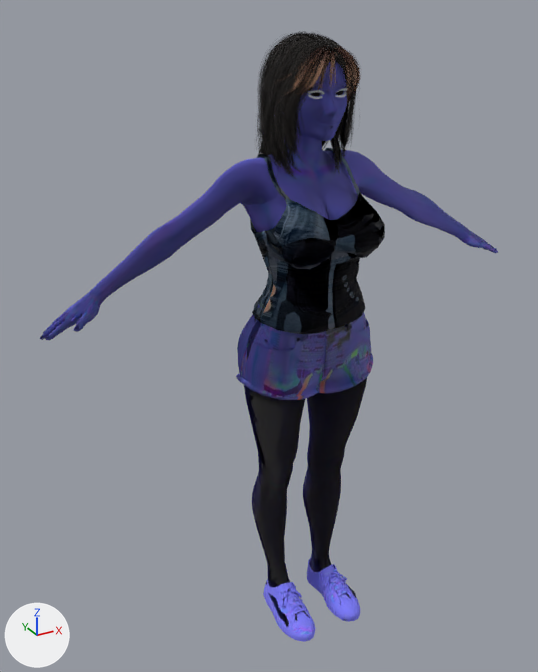
The glTF model assets/stu_alina.glb as it was, and as the next commit left it.
Both versions are drawn from a camera (50 mm lens) standing at (-106.5, -170.4, 170.6) and looking at (-8.9, 6.9, 81.9). The axes (+X, +Y, +Z) are drawn at lower left. The lights are the same throughout. The picture after the commit comes second. Vertices at exactly the same position are counted once.

Before the edit, the objects in view are built like this:
```python
ob_1 = bpy.data.objects.new('1', me_1)
ob_1.location = (0.0, 0.0, 0.0)
ob_2 = bpy.data.objects.new('2', me_2)
ob_2.location = (0.0, 0.0, 0.0)
ob_3 = bpy.data.objects.new('3', me_3)
ob_3.location = (0.0, 0.0, 0.0)
ob_4 = bpy.data.objects.new('4', me_4)
ob_4.location = (0.0, 0.0, 0.0)
ob_9 = bpy.data.objects.new('9', me_9)
ob_9.location = (0.0, 0.0, 0.0)
ob_object_16 = bpy.data.objects.new('Object_16', me_spaghetti_strap_top_camisole_0)
ob_object_16.location = (0.0, 0.0, 0.0)
ob_object_18 = bpy.data.objects.new('Object_18', me_denim_shorts_denim_shorts_0)
ob_object_18.location = (0.0, 0.0, 0.0)
ob_object_20 = bpy.data.objects.new('Object_20', me_canvas_shoes_canvas_shoes_0)
ob_object_20.location = (0.0, 0.0, 0.0)
ob_object_33 = bpy.data.objects.new('Object_33', me_bang_hair_transparency_0)
ob_object_33.location = (0.0, 0.0, 0.0)
# also in view: 'Object_31' at (0.0, 3.4, 144.0)
```
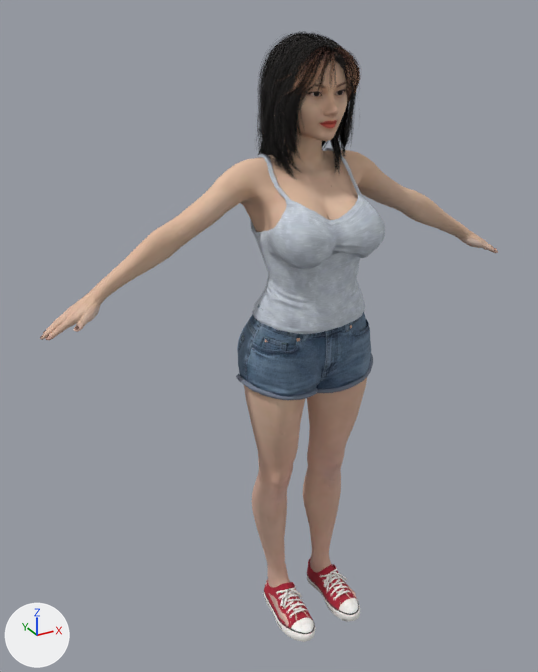
The change, as a list of edits to the scene's bpy script:
```text
Change img_image_14:
    img_image_14: load_image('Image_14', '_unpacked/Image_14', 512, 512, 'Non-Color') -> load_image('Image_14', '_unpacked/Image_14', 512, 512, 'sRGB')
Change img_image_15:
    img_image_15: load_image('Image_15', '_unpacked/Image_15', 512, 512, 'sRGB') -> load_image('Image_15', '_unpacked/Image_15', 512, 256, 'Non-Color')
Change img_image_16:
    img_image_16: load_image('Image_16', '_unpacked/Image_16', 512, 512, 'Non-Color') -> load_image('Image_16', '_unpacked/Image_16', 512, 512, 'sRGB')
Change img_image_17:
    img_image_17: load_image('Image_17', '_unpacked/Image_17', 512, 512, 'sRGB') -> load_image('Image_17', '_unpacked/Image_17', 512, 512, 'Non-Color')
Change img_image_1:
    img_image_1: load_image('Image_1', '_unpacked/Image_1', 512, 512, 'sRGB') -> load_image('Image_1', '_unpacked/Image_1', 512, 512, 'Non-Color')
Change img_image_2:
    img_image_2: load_image('Image_2', '_unpacked/Image_2', 512, 512, 'Non-Color') -> load_image('Image_2', '_unpacked/Image_2', 512, 512, 'sRGB')
Change img_image_3:
    img_image_3: load_image('Image_3', '_unpacked/Image_3', 512, 512, 'sRGB') -> load_image('Image_3', '_unpacked/Image_3', 512, 512, 'Non-Color')
Change img_image_4:
    img_image_4: load_image('Image_4', '_unpacked/Image_4', 512, 512, 'Non-Color') -> load_image('Image_4', '_unpacked/Image_4', 512, 512, 'sRGB')
Change img_image_5:
    img_image_5: load_image('Image_5', '_unpacked/Image_5', 512, 512, 'sRGB') -> load_image('Image_5', '_unpacked/Image_5', 512, 512, 'Non-Color')
Change img_image_6:
    img_image_6: load_image('Image_6', '_unpacked/Image_6', 512, 512, 'Non-Color') -> load_image('Image_6', '_unpacked/Image_6', 512, 512, 'sRGB')
Change mat_camisole:
    remove # nodes: BsdfPrincipled, Mix, NormalMap, OutputMaterial, TexImage x3
    nodes: BsdfPrincipled, Math, Mix, NormalMap, OutputMaterial, TexImage x4
    remove # uses the picture img_image_12
    remove # uses the picture img_image_13
    remove # uses the picture img_image_14
    uses the picture img_image_10
    uses the picture img_image_11
    uses the picture img_image_22
Change mat_denim_shorts:
    where n2 = _N.new('ShaderNodeTexImage'); n2.name = 'Image Texture'
    n2.image: img_image_15 -> img_image_12
    where n4 = _N.new('ShaderNodeTexImage'); n4.name = 'Image Texture.001'
    n4.image: img_image_16 -> img_image_13
Change mat_canvas_shoes:
    where n2 = _N.new('ShaderNodeTexImage'); n2.name = 'Image Texture'
    n2.image: img_image_17 -> img_image_14
    where n4 = _N.new('ShaderNodeTexImage'); n4.name = 'Image Texture.001'
    n4.image: img_image_18 -> img_image_15
Change mat_hair_mat_transparency:
    mat_hair_mat_transparency.texture: img_image_26 -> img_image_20  # with its transparency
Change mat_hair_transparency:
    where n0 = _N.new('ShaderNodeBsdfPrincipled'); n0.name = 'Principled BSDF'
    add n0.inputs[2].default_value = 0.894  # 'Roughness'
    where n5 = _N.new('ShaderNodeTexImage'); n5.name = 'Image Texture'
    n5.image: img_image_27 -> img_image_21
    add n8 = _N.new('ShaderNodeMath'); n8.name = 'Math.001'
    add n8.operation = 'MULTIPLY'
    add n7 = _N.new('ShaderNodeTexImage'); n7.name = 'Image Texture.001'
    add n7.image = img_image_28
    remove n7 = _N.new('ShaderNodeTexImage'); n7.name = 'Image Texture.001'
    remove n7.image = img_image_28
    add n9 = _N.new('ShaderNodeTexImage'); n9.name = 'Image Texture.002'
    add n9.image = img_image_28
    where n6 = _N.new('ShaderNodeMix'); n6.name = 'Mix.001'
    remove _L.new(n7.outputs[0], n6.inputs[6])  # 'Color' to 'A'
    add _L.new(n8.outputs[0], n0.inputs[13])  # 'Value' to 'Specular IOR Level'
    add _L.new(n7.outputs[1], n8.inputs[0])  # 'Alpha' to 'Value'
    add _L.new(n9.outputs[0], n6.inputs[6])  # 'Color' to 'A'
Change mat_std_skin_head:
    where n4 = _N.new('ShaderNodeTexImage'); n4.name = 'Image Texture'
    n4.image: img_image_1 -> img_image_0
    where n6 = _N.new('ShaderNodeTexImage'); n6.name = 'Image Texture.001'
    n6.image: img_image_2 -> img_image_1
Change mat_std_skin_body:
    where n4 = _N.new('ShaderNodeTexImage'); n4.name = 'Image Texture'
    n4.image: img_image_3 -> img_image_2
    where n6 = _N.new('ShaderNodeTexImage'); n6.name = 'Image Texture.001'
    n6.image: img_image_4 -> img_image_3
Change mat_std_skin_arm:
    where n4 = _N.new('ShaderNodeTexImage'); n4.name = 'Image Texture'
    n4.image: img_image_5 -> img_image_4
    where n6 = _N.new('ShaderNodeTexImage'); n6.name = 'Image Texture.001'
    n6.image: img_image_6 -> img_image_5
Change mat_std_skin_leg:
    where n4 = _N.new('ShaderNodeTexImage'); n4.name = 'Image Texture'
    n4.image: img_image_7 -> img_image_6
    where n6 = _N.new('ShaderNodeTexImage'); n6.name = 'Image Texture.001'
    n6.image: img_image_8 -> img_image_7
Change mat_std_eyelash:
    where n5 = _N.new('ShaderNodeTexImage'); n5.name = 'Image Texture'
    n5.image: img_image_10 -> img_image_8
    where n7 = _N.new('ShaderNodeTexImage'); n7.name = 'Image Texture.001'
    n7.image: img_image_11 -> img_image_9
Change mat_std_eye_r:
    where n2 = _N.new('ShaderNodeTexImage'); n2.name = 'Image Texture'
    n2.image: img_image_19 -> img_image_16
    where n4 = _N.new('ShaderNodeTexImage'); n4.name = 'Image Texture.001'
    n4.image: img_image_20 -> img_image_17
Change mat_std_eye_l:
    where n2 = _N.new('ShaderNodeTexImage'); n2.name = 'Image Texture'
    n2.image: img_image_19 -> img_image_16
    where n4 = _N.new('ShaderNodeTexImage'); n4.name = 'Image Texture.001'
    n4.image: img_image_22 -> img_image_18
Change me_3:
    where me_3.from_pydata(...)  # 1953 vertices, 3765 faces; spans x -75.0..75.0, y -4.0..13.0, z 96.0..134.0
    me_3 part 1: 92 vertices moved within x -75.0..-37.0, y -4.0..9.0, z 97.0..121.0; 1 vertex removed from x -65.0, y -1.0, z 103.0; 1 vertex added at x -65.0, y -1.0, z 102.0
    me_3 part 2: 88 vertices moved within x 54.0..75.0, y -4.0..6.0, z 97.0..109.0
```

Location of each change, [x1, y1, x2, y2] in pixels of the pictures (538 x 672 px; the box of a moved part takes in the faces that stretch with it):
'4', surface changed (black to brown)
    both: [244, 378, 367, 627]
'Object_16', surface changed (lighter)
    both: [250, 148, 385, 334]
'3', surface changed
    both: [40, 150, 498, 340]
'Object_18', surface changed
    both: [236, 304, 373, 400]
'Object_31', surface changed
    both: [259, 58, 356, 178]
'1', surface changed (blue to brown)
    both: [269, 61, 347, 180]
'Object_20', surface changed
    both: [263, 558, 360, 642]
'2', surface changed (blue to beige)
    both: [243, 170, 358, 232]
'6', surface changed
    both: [308, 88, 349, 99]
'7', surface changed
    both: [311, 92, 320, 97]
'9', surface changed
    both: [336, 90, 344, 95]
part 1 of me_3, moved or reshaped
    both: [40, 210, 209, 340]
part 2 of me_3, moved or reshaped
    before: [447, 219, 497, 251]
    after: [447, 219, 495, 251]
